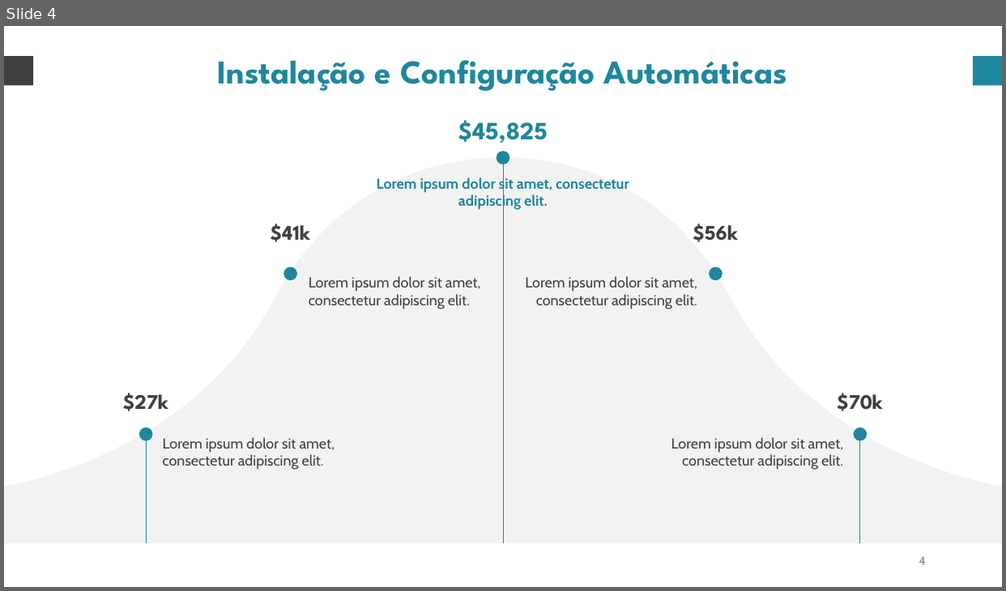
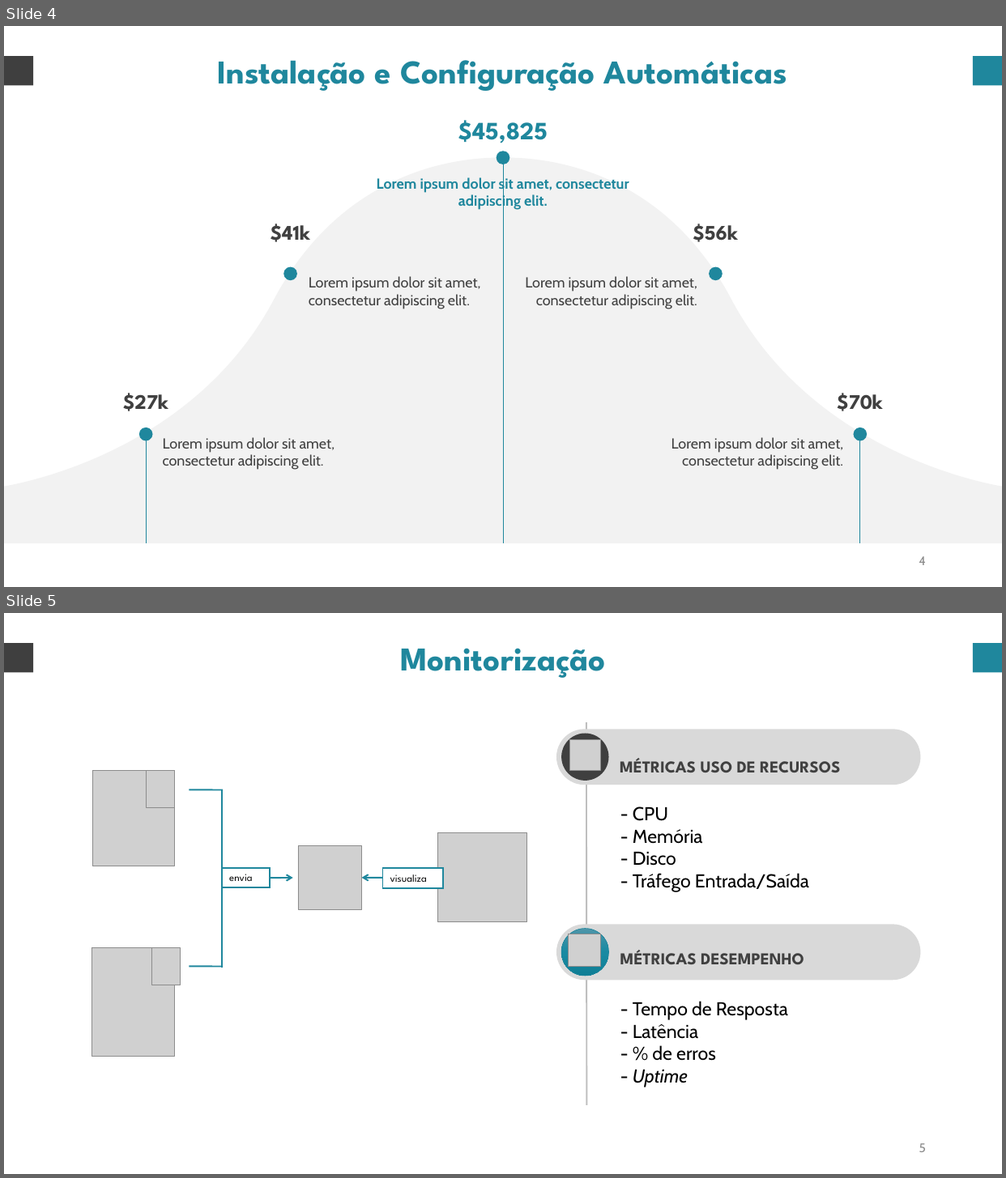
Before and after one commit to danielsf97/ghost-deployment, a slide deck: wps/Apresentacao.pptx. Shown one above the other, each under a label of ours: slide 4 before the commit, slides 4 and 5 after it. The pictures are 1006x591 and 1006x1178 pixels, drawn with LibreOffice and Linux fonts; fonts in the diff are those of the drawing; grey boxes stand for pictures. Boxes give left, top, right and bottom in pixels: in the first picture for what was removed or moved away, otherwise in the second. Text is boxed around its words. In the diff, an @@ line names an element or a change of style, - is before the commit and + after.

```diff
--- a/wps/Apresentacao.pptx
+++ b/wps/Apresentacao.pptx
@@ slide 5 added at bbox=[4, 613, 1002, 1174], background #FFFFFF @@
@@ rectangle added at bbox=[4, 643, 33, 672], fill #3F3F3F @@
@@ text added at bbox=[400, 648, 606, 678], 32 pt, text #1F879D, bold @@
+Monitorização
@@ rectangle added at bbox=[973, 643, 1002, 672], fill #1F879D @@
@@ rounded rectangle added at bbox=[556, 729, 920, 786], fill #D9D9D9 @@
@@ ellipse added at bbox=[562, 734, 609, 781], fill #3F3F3F @@
@@ line added from (586, 722) to (587, 1105), #BFBFBF 1.5 pt @@
@@ picture added at bbox=[570, 739, 601, 770] @@
@@ text added at bbox=[620, 758, 840, 773], 16 pt, text #404040, bold @@
+MÉTRICAS USO DE RECURSOS
@@ picture added at bbox=[92, 770, 175, 866] @@
@@ picture added at bbox=[147, 770, 175, 807] @@
@@ line added from (189, 790) to (223, 790), #1F879D 1.5 pt @@
@@ line added from (222, 790) to (222, 968), #1F879D 1.5 pt @@
@@ text added at bbox=[633, 807, 809, 892], 18 pt, text #000000 @@
+- CPU
+- Memória
+- Disco
+- Tráfego Entrada/Saída
@@ freeform shape added at bbox=[765, 807, 788, 827], fill #FFFFFF @@
@@ picture added at bbox=[298, 846, 362, 910] @@
@@ picture added at bbox=[437, 833, 526, 922] @@
@@ rectangle added at bbox=[222, 867, 269, 888], fill #FFFFFF, outline #1F879D 1.5 pt, 10 pt, text #000000 @@
+envia
@@ arrow added from (223, 878) to (293, 878), #1F879D 1.5 pt @@
@@ arrow added from (428, 878) to (362, 878), #1F879D 1.5 pt @@
@@ rectangle added at bbox=[383, 868, 443, 888], fill #FFFFFF, outline #1F879D 1.5 pt, 10 pt, text #000000 @@
+visualiza
@@ rounded rectangle added at bbox=[556, 924, 920, 981], fill #D9D9D9 @@
@@ picture added at bbox=[92, 948, 175, 1056] @@
@@ picture added at bbox=[152, 948, 181, 985] @@
@@ ellipse added at bbox=[562, 929, 609, 976], fill gradient #4F95AA to #198BA3 to #107F97, outline #1F879D 0.5 pt @@
@@ picture added at bbox=[569, 934, 601, 966] @@
@@ text added at bbox=[620, 950, 804, 965], 16 pt, text #404040, bold @@
+MÉTRICAS DESEMPENHO
@@ line added from (189, 966) to (223, 966), #1F879D 1.5 pt @@
@@ text added at bbox=[633, 1001, 788, 1088], 18 pt, text #000000 @@
+- Tempo de Resposta
+- Latência
+- % de erros
+- Uptime
@@ page number added at bbox=[919, 1144, 926, 1152], 12 pt, text #8C8C8C @@
+5
```
Also in this commit, not shown: 2 slides changed, 1 slide removed.
